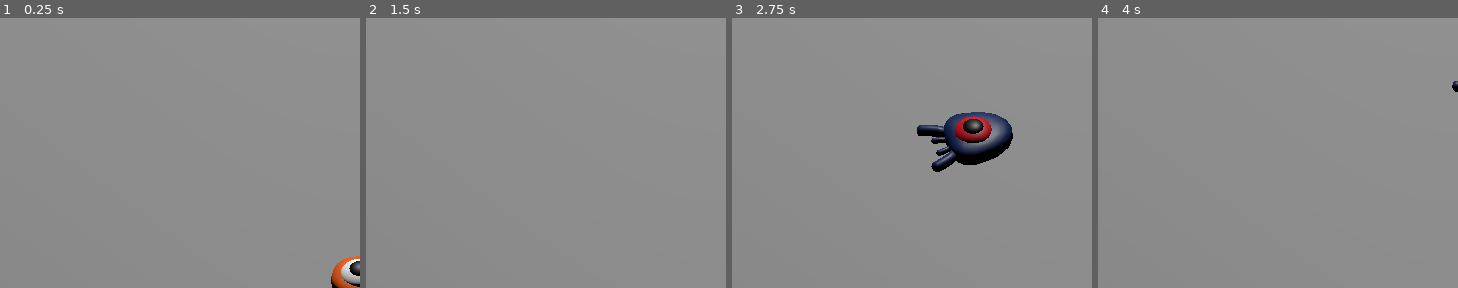
Above: before the commit, frames 1-4 (left to right).
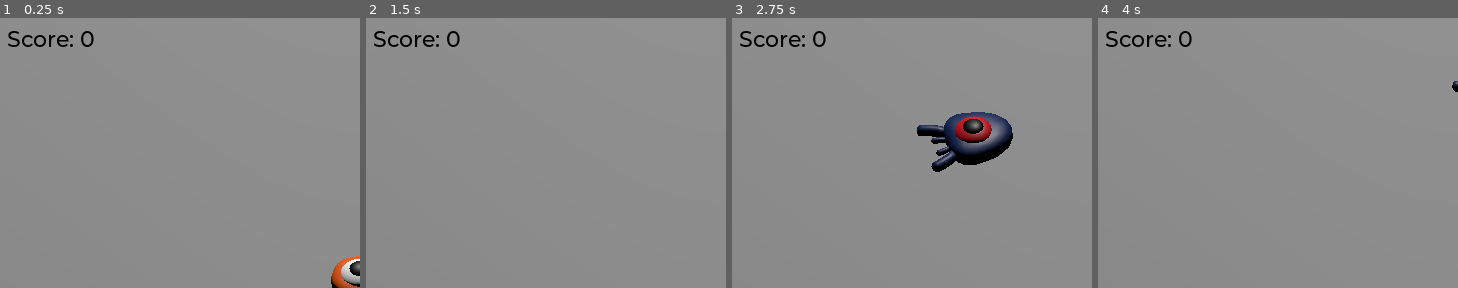
Above: after the commit, the same moments.

Repository: marleeeeeey/godot_exmples
Game: Godot game, scene res://scenes/main.tscn
The game is run twice, just before and just after one commit, with the same random seed, the same clock (stepped at 60 frames per second) and the same inputs.
Inputs:
- Up to frame 1 (0.25 s): no input
- Up to frame 2 (1.5 s): tap Enter (ui_accept) at 0.5, 1.35 s; hold D (move_right) 0.53-1.28 s; hold Enter (ui_accept) 0.53-1.28 s; tap Space (jump) at 0.77 s; hold S (move_back) from 1.28 s (still down)
- Up to frame 3 (2.75 s): tap Space (jump) at 1.52 s; release S (move_back) at 2.03 s; hold D (move_right) from 2.03 s (still down); hold Enter (ui_accept) from 2.03 s (still down)
- Up to frame 4 (4 s): release D (move_right) at 2.78 s; release Enter (ui_accept) at 2.78 s; hold W (move_forward) 2.78-3.53 s; tap Enter (ui_accept) at 2.85 s; tap Space (jump) at 3.02, 3.77 s; hold A (move_left) from 3.53 s (still down); hold Enter (ui_accept) from 3.53 s (still down)
The pictures show only the part of the screen within x 0-50%, y 0-50%; the shares and areas given below are measured in that part.

The runs differ from the first frame. In frame 1, 0.5% of the frame differs, in the area x 2-27%, y 4-11%; in frame 2, 0.5%; in frame 3, 0.5%; in frame 4, 0.5%.

Commit message:
Add HUD.

Diff:
--- /dev/null
+++ b/004_first_3d_game/music_player.tscn
@@ -0,0 +1,3 @@
+[gd_scene format=3 uid="uid://c25suhqp373wp"]
+
+[node name="MusicPlayer" type="AudioStreamPlayer"]
--- a/004_first_3d_game/scenes/main.tscn
+++ b/004_first_3d_game/scenes/main.tscn
@@ -1,8 +1,10 @@
-[gd_scene load_steps=9 format=3 uid="uid://dsrqs2tgcctwv"]
+[gd_scene load_steps=12 format=3 uid="uid://dsrqs2tgcctwv"]
 
 [ext_resource type="Script" path="res://src/main.gd" id="1_3lldm"]
 [ext_resource type="PackedScene" uid="uid://d4nuui3h7gb58" path="res://scenes/player.tscn" id="1_ea16f"]
 [ext_resource type="PackedScene" uid="uid://n2njj27f71th" path="res://scenes/mob.tscn" id="2_an6pb"]
+[ext_resource type="FontFile" uid="uid://b3x3r1wycoqnt" path="res://fonts/Montserrat-Medium.ttf" id="4_b5qhm"]
+[ext_resource type="Script" path="res://scenes/score_label.gd" id="5_0acg1"]
 
 [sub_resource type="BoxShape3D" id="BoxShape3D_oio1r"]
 size = Vector3(60, 2, 60)
@@ -22,6 +24,10 @@
 "tilts": PackedFloat32Array(0, 0, 0, 0, 0)
 }
 point_count = 5
+
+[sub_resource type="Theme" id="Theme_i1i2b"]
+default_font = ExtResource("4_b5qhm")
+default_font_size = 22
 
 [node name="Main" type="Node"]
 script = ExtResource("1_3lldm")
@@ -80,5 +86,49 @@
 wait_time = 0.5
 autostart = true
 
+[node name="UserInterface" type="Control" parent="."]
+layout_mode = 3
+anchors_preset = 15
+anchor_right = 1.0
+anchor_bottom = 1.0
+grow_horizontal = 2
+grow_vertical = 2
+theme = SubResource("Theme_i1i2b")
+
+[node name="ScoreLabel" type="Label" parent="UserInterface"]
+layout_mode = 0
+offset_left = 8.0
+offset_top = 7.0
+offset_right = 69.0
+offset_bottom = 30.0
+theme_override_colors/font_color = Color(0, 0, 0, 1)
+theme_override_fonts/font = ExtResource("4_b5qhm")
+text = "Score: 0"
+script = ExtResource("5_0acg1")
+
+[node name="Retry" type="ColorRect" parent="UserInterface"]
+layout_mode = 1
+anchors_preset = 15
+anchor_right = 1.0
+anchor_bottom = 1.0
+grow_horizontal = 2
+grow_vertical = 2
+color = Color(0.0431373, 0.00392157, 0.00392157, 1)
+
+[node name="Label" type="Label" parent="UserInterface/Retry"]
+layout_mode = 1
+anchors_preset = 8
+anchor_left = 0.5
+anchor_top = 0.5
+anchor_right = 0.5
+anchor_bottom = 0.5
+offset_left = -110.5
+offset_top = -14.0
+offset_right = 110.5
+offset_bottom = 14.0
+grow_horizontal = 2
+grow_vertical = 2
+text = "Press Jump to retry."
+
 [connection signal="hit" from="Player" to="." method="_on_player_hit"]
 [connection signal="timeout" from="MobTimer" to="." method="_on_mob_timer_timeout"]
--- /dev/null
+++ b/004_first_3d_game/scenes/score_label.gd
@@ -0,0 +1,8 @@
+extends Label
+
+var score = 0
+
+
+func _on_mob_squashed():
+	score += 1
+	text = "Score: %s" % score
--- a/004_first_3d_game/src/main.gd
+++ b/004_first_3d_game/src/main.gd
@@ -1,6 +1,16 @@
 extends Node
 
 @export var mob_scene: PackedScene
+
+
+func _ready():
+	$UserInterface/Retry.hide()
+
+
+func _unhandled_input(event):
+	if event.is_action_pressed("ui_accept") and $UserInterface/Retry.visible:
+		# This restarts the current scene.
+		get_tree().reload_current_scene()
 
 
 func _on_mob_timer_timeout() -> void:
@@ -20,6 +30,10 @@
 	# Spawn the mob by adding it to the Main scene.
 	add_child(mob)
 
+	# We connect the mob to the score label to update the score upon squashing one.
+	mob.squashed.connect($UserInterface/ScoreLabel._on_mob_squashed.bind())
+
 
 func _on_player_hit() -> void:
 	$MobTimer.stop()
+	$UserInterface/Retry.show()
